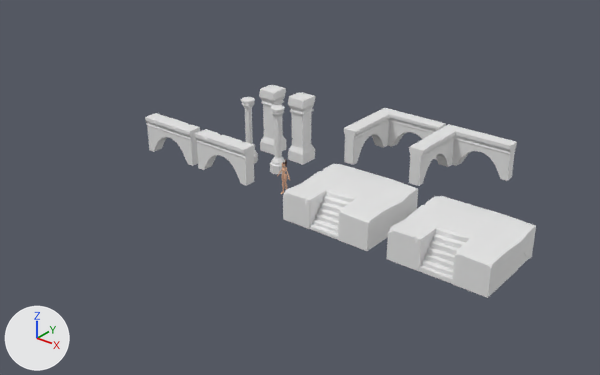
Renders of the Blender file Ash/Blender files/3d_Assets.blend from each side of a commit.
Both versions are drawn from a camera (50 mm lens) standing at (24.0, -28.6, 18.5) and looking at (1.2, -0.1, 0.8). The lights are fixed; the arrows at lower left show +X, +Y and +Z.

Script lines for the objects in view, before the commit:
```python
ob_arch_high = bpy.data.objects.new('Arch_high', me_cube_011)
ob_arch_high.location = (-7.65, 0.0, 0.0)
ob_arch_low = bpy.data.objects.new('Arch_low', me_cube_009)
ob_arch_low.location = (-3.82, -0.23, 0.0)
ob_arch_low.rotation_euler = (0.0, 0.0, 3.142)  # degrees (0, 0, 180)
ob_corner_high = bpy.data.objects.new('Corner_high', me_cube_008)
ob_corner_high.location = (0.0, 9.27, 0.0)
ob_corner_high.rotation_euler = (0.0, 0.0, 6288.0)  # degrees (0, 0, 276)
ob_corner_low = bpy.data.objects.new('Corner_low', me_cube_013)
ob_corner_low.location = (4.18, 9.25, 0.0)
ob_corner_low.rotation_euler = (0.0, 0.0, 6288.0)  # degrees (0, 0, 276)
ob_cube_high = bpy.data.objects.new('Cube_high', me_cube_001)
ob_cube_high.location = (4.11, 0.0, 0.0)
ob_cube_low = bpy.data.objects.new('Cube_low', me_cube_014)
ob_cube_low.location = (9.93, 0.0, 0.0)
ob_pillar2_low = bpy.data.objects.new('Pillar2_low', me_cylinder_001)
ob_pillar2_low.location = (-1.99, 2.0, 0.0)
ob_pillar_high = bpy.data.objects.new('Pillar_high', me_cube_015)
ob_pillar_high.location = (-4.03, 4.01, 0.0)
ob_pillar_low = bpy.data.objects.new('Pillar_low', me_cube_016)
ob_pillar_low.location = (-2.01, 4.01, 0.0)
```
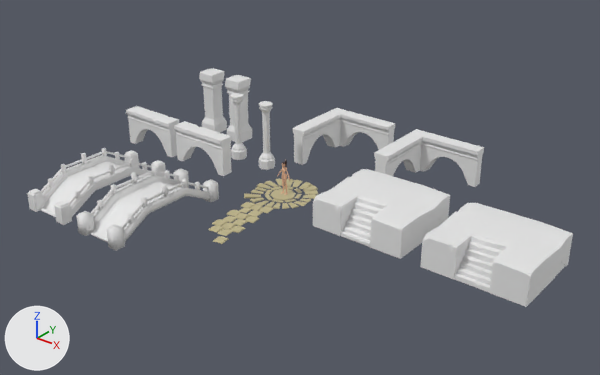
Commit message: Bridge and Tiles models

Location of each change, [x1, y1, x2, y2] in pixels of the pictures (600 x 375 px):
'Cube_low', moved: before [386, 196, 536, 298]; after [420, 203, 573, 307]
'Cube_high', moved: before [283, 164, 418, 251]; after [313, 169, 450, 259]
'Corner_low', moved: before [409, 124, 517, 186]; after [374, 129, 484, 187]
'Bridge_low', added: after [76, 167, 219, 251]
'Corner_high', moved: before [344, 108, 446, 165]; after [293, 108, 395, 165]
'Bridge_high', added: after [27, 148, 166, 225]
'Arch_low', moved: before [195, 129, 255, 186]; after [174, 121, 232, 176]
'Pillar_low', moved: before [288, 92, 315, 164]; after [225, 75, 252, 142]
'Arch_high', moved: before [145, 113, 200, 166]; after [126, 106, 179, 157]
'Pillar_high', moved: before [259, 85, 286, 155]; after [199, 68, 227, 133]
'Tile_high', added (beige): after [208, 178, 318, 244]
'Pillar2_low', moved: before [270, 105, 287, 174]; after [259, 101, 275, 170]
'Pillar2_high', moved: before [241, 97, 258, 164]; after [230, 93, 247, 160]

Edits to the bpy script that builds the scene:
```text
Add mat_tiles_001:
    mat_tiles_001 = principled_material('Tiles.001')
    mat_tiles_001.base_color = (0.514, 0.455, 0.254)  # beige #beb48a
Add mat_tiles:
    mat_tiles = principled_material('Tiles')
    mat_tiles.base_color = (0.514, 0.455, 0.254)  # beige #beb48a
Add me_cube_044:
    me_cube_044.from_pydata(...)  # 426 vertices, 372 faces; spans x -2.39..0.27, y -6.34..0.27, z -0.27..1.66
    me_cube_044.polygons.foreach_set('use_smooth', [True] * 372)
Add me_cube_075:
    me_cube_075.from_pydata(...)  # 896 vertices, 630 faces; spans x -2.07..3.65, y -6.9..7.4, z -1.08..0.26
    # faces by material slot: [224, 406]
    me_cube_075.materials.append(mat_tiles_001)  # beige #beb48a
    me_cube_075.materials.append(mat_tiles)  # beige #beb48a
Change ob_cube_low:
    ob_cube_low.location: (9.93, 0.0, 0.0) -> (11.41, 0.36, 0.0)
Change ob_cube_high:
    ob_cube_high.location: (4.11, 0.0, 0.0) -> (5.59, 0.36, 0.0)
Change ob_corner_low:
    ob_corner_low.location: (4.18, 9.25, 0.0) -> (3.21, 7.52, 0.0)
Change ob_corner_high:
    ob_corner_high.location: (0.0, 9.27, 0.0) -> (-2.15, 7.54, 0.0)
Change ob_arch_low:
    ob_arch_low.location: (-3.82, -0.23, 0.0) -> (-5.51, -0.13, 0.0)
Change ob_arch_high:
    ob_arch_high.location: (-7.65, 0.0, 0.0) -> (-9.34, 0.09, 0.0)
Change ob_pillar_low:
    ob_pillar_low.location: (-2.01, 4.01, 0.0) -> (-6.65, 4.08, 0.0)
Change ob_pillar_high:
    ob_pillar_high.location: (-4.03, 4.01, 0.0) -> (-8.67, 4.09, 0.0)
Change ob_pillar2_low:
    ob_pillar2_low.location: (-1.99, 2.0, 0.0) -> (-2.85, 2.08, 0.0)
Change ob_pillar2_high:
    ob_pillar2_high.location: (-4.01, 2.0, 0.0) -> (-4.87, 2.08, 0.0)
Add ob_bridge_low:
    ob_bridge_low = bpy.data.objects.new('Bridge_low', me_cube_044)
    ob_bridge_low.location = (-2.8, -2.26, 0.0)
Add ob_bridge_high:
    ob_bridge_high = bpy.data.objects.new('Bridge_high', me_cube_044.copy())
    ob_bridge_high.location = (-6.6, -2.26, 0.0)
    _m = ob_bridge_high.modifiers.new('Bevel', 'BEVEL')
    _m.width = 0.06
    _m.width_pct = 0.06
    _m.segments = 6
Add ob_tile_high:
    ob_tile_high = bpy.data.objects.new('Tile_high', me_cube_075)
    ob_tile_high.location = (-0.53, -2.03, 0.04)
    ob_tile_high.rotation_euler = (0.0403, -0.0965, -0.000718)  # degrees (2.3, -5.5, -0)
    ob_tile_high.scale = (0.575, 0.52, 0.345)
    _m = ob_tile_high.modifiers.new('Bevel', 'BEVEL')
    _m.segments = 6
```
